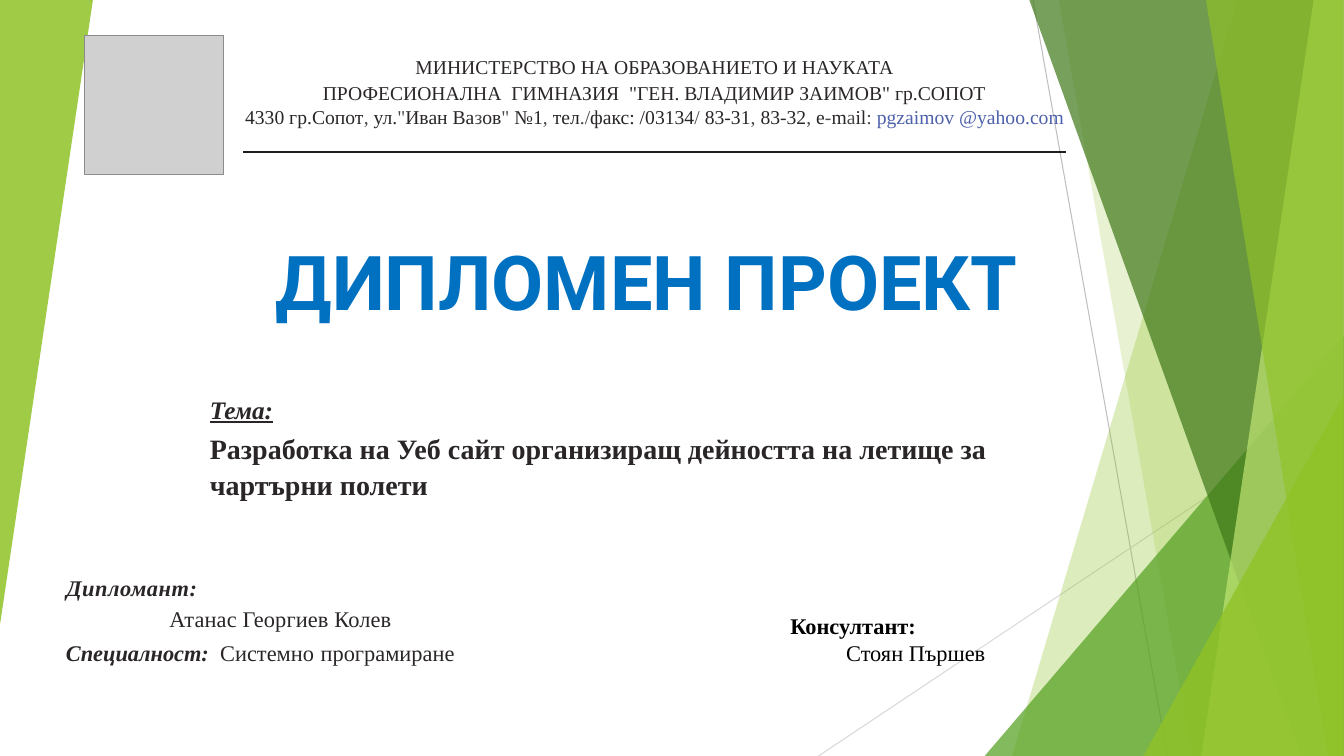
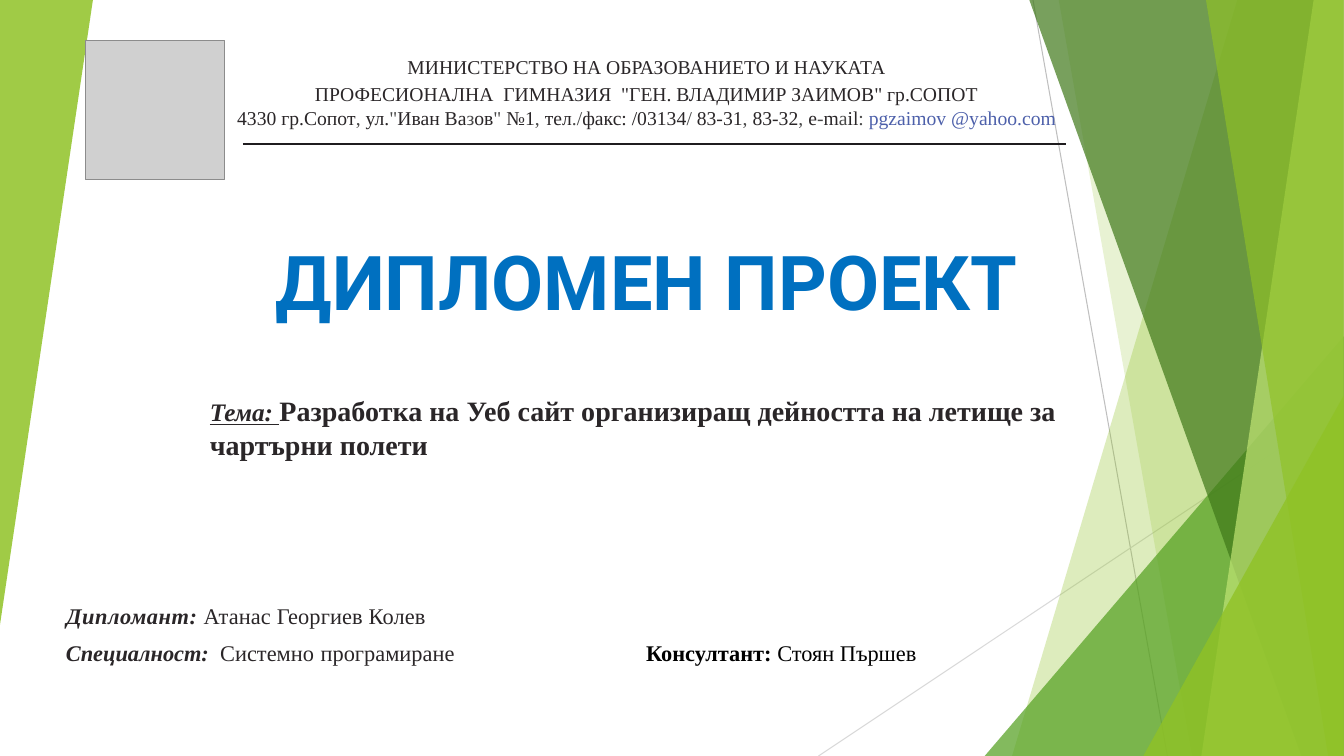
Before and after one commit to naskokolevmaka/Diploment-Proekt, a slide deck: slide 1 of Дипломна работа - Атанас Георгиев Колев - Презентация.pptx. Drawn at 1344x756 pixels with LibreOffice and Linux fonts; fonts in the diff are those of the drawing; grey boxes stand for pictures. Boxes give left, top, right and bottom in pixels: in the first picture for what was removed or moved away, otherwise in the second. Text is boxed around its words. In the diff, an @@ line names an element or a change of style, - is before the commit and + after.

```diff
--- a/Дипломна работа - Атанас Георгиев Колев - Презентация.pptx
+++ b/Дипломна работа - Атанас Георгиев Колев - Презентация.pptx
@@ picture: place and size @@
-picture at (85,35,224,174)
+picture at (86,40,225,179)
@@ text "МИНИСТЕРСТВО НА ОБРАЗОВАНИЕТО И НАУКАТА": place and size @@
-text "МИНИСТЕРСТВО НА ОБРАЗОВАНИЕТО И НАУКАТА" at (245,61,1064,129)
+text "МИНИСТЕРСТВО НА ОБРАЗОВАНИЕТО И НАУКАТА" at (237,61,1056,130)
@@ freeform shape: place and size @@
-freeform shape at (243,147,1067,152)
+freeform shape at (243,139,1067,144)
@@ text at (210,401,1055,461): text changed @@
-Тема:
-Разработка на Уеб сайт организиращ дейността на летище за чартърни полети
+Тема: Разработка на Уеб сайт организиращ дейността на летище за чартърни полети
@@ text at (66,609,426,629): text changed @@
-Дипломант:
-Атанас Георгиев Колев
+Дипломант: Атанас Георгиев Колев
@@ text at (646,646,917,666): text changed @@
-Консултант:
-Стоян Пършев
+Консултант: Стоян Пършев
```
Also in this commit, not shown: 8 other slides changed, 2 slides added.
